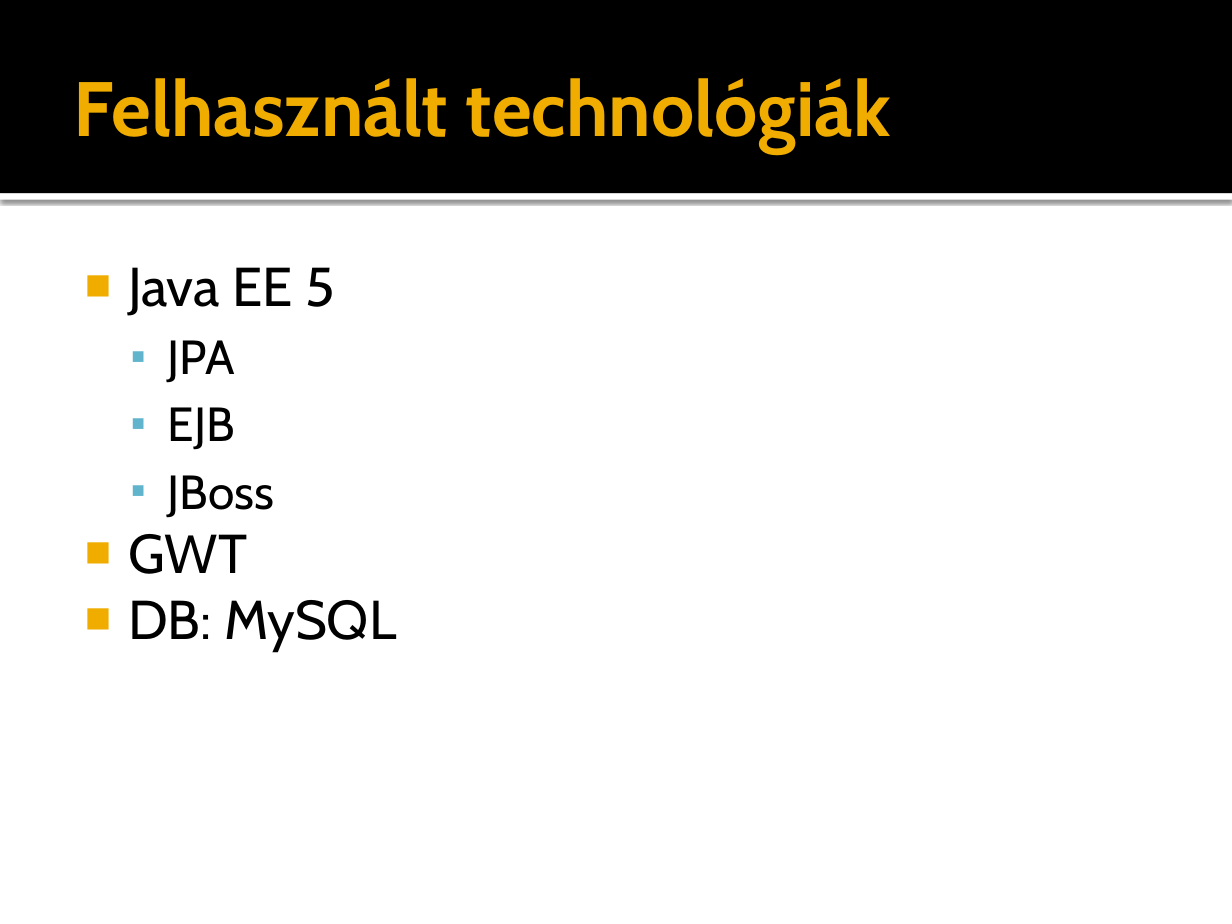
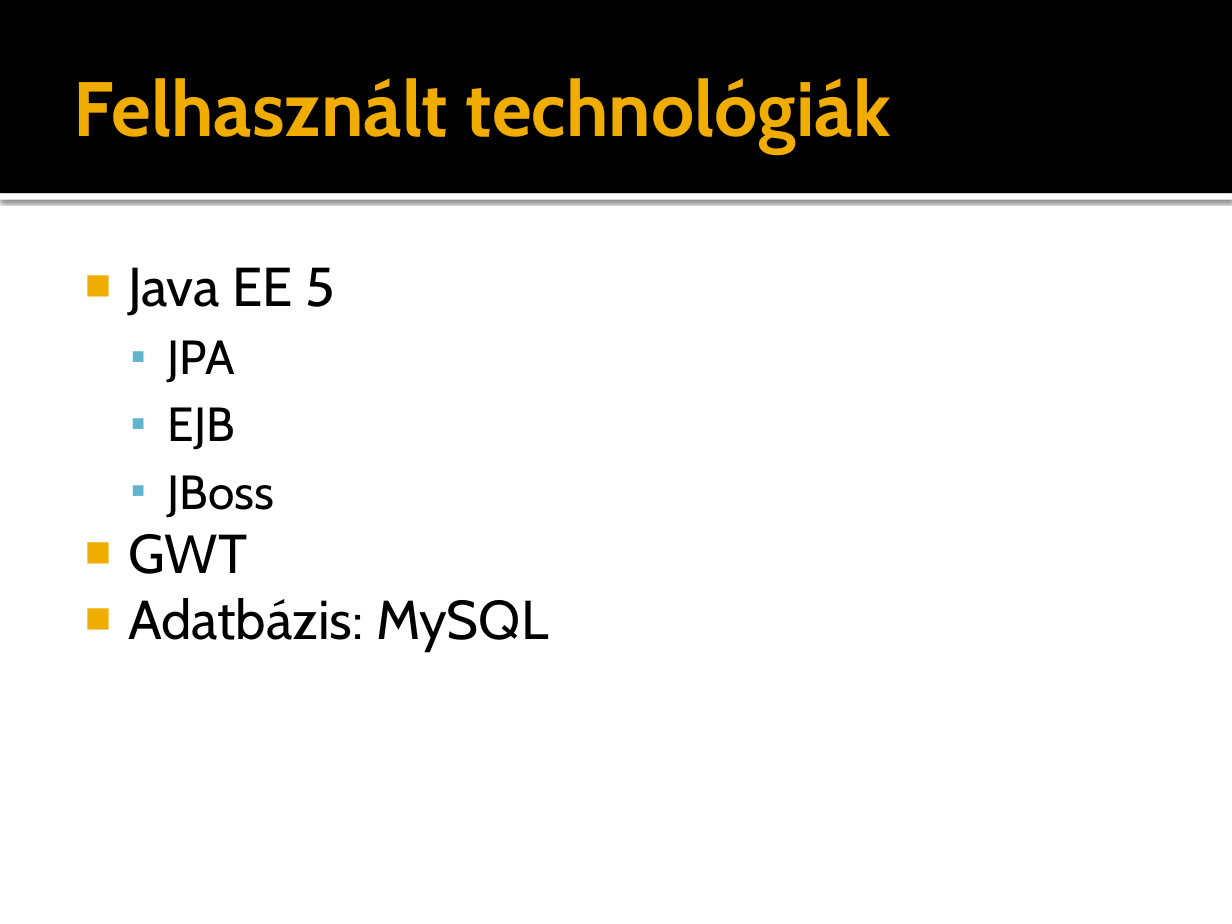
Before and after one commit to zkiss/series-portal, a slide deck: slide 3 of doc/03 prezentacio/prezentacio.pptx (slide 4 before the commit). Drawn at 1232x924 pixels with LibreOffice and Linux fonts; fonts in the diff are those of the drawing. Boxes give left, top, right and bottom in pixels: in the first picture for what was removed or moved away, otherwise in the second. Text is boxed around its words. In the diff, an @@ line names an element or a change of style, - is before the commit and + after.

```diff
--- a/doc/03 prezentacio/prezentacio.pptx
+++ b/doc/03 prezentacio/prezentacio.pptx
@@ text at (128,598,548,651): text changed @@
-■ DB: MySQL
+■ Adatbázis: MySQL
```
Also in this commit, not shown: 4 other slides changed, 1 slide added, 2 slides removed.
